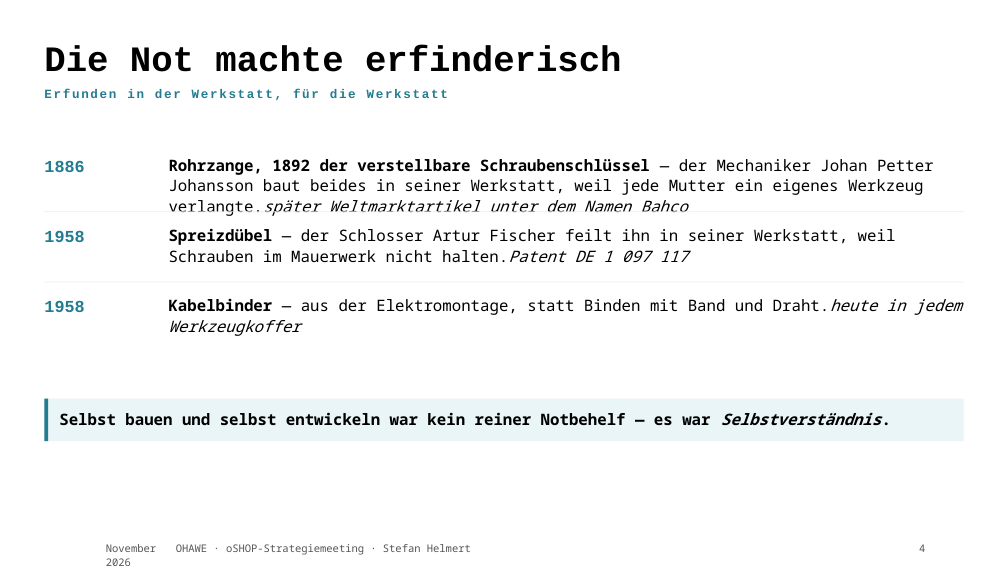
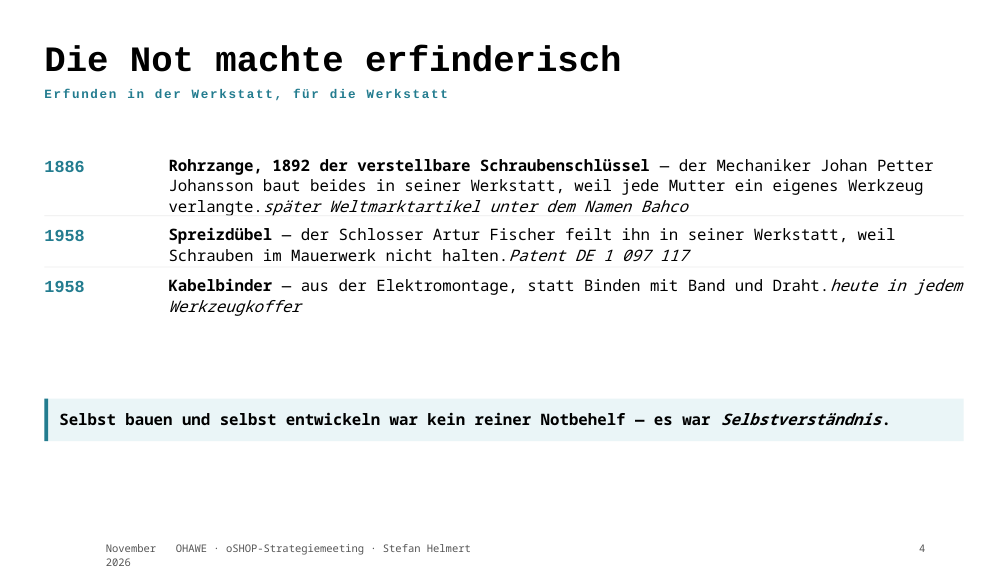
Before and after one commit to TheTesla/slides-oshop-strategieemeeting-ohawe, a slide deck: slide 4 of ohawe-strategie.pptx. Drawn at 1008x567 pixels with LibreOffice and Linux fonts; fonts in the diff are those of the drawing; background and template pictures are left out. Boxes give left, top, right and bottom in pixels: in the first picture for what was removed or moved away, otherwise in the second. Text is boxed around its words. In the diff, an @@ line names an element or a change of style, - is before the commit and + after.

Commit message:
Zeilenabstände auf Folie 4 und 5 aus dem Text berechnet
Die Trennstriche saßen auf festen Offsets und lagen bei mehrzeiligen Einträgen
im Text. Jetzt wird die Zeilenhöhe je Eintrag aus Schriftgrad und Umbruch
berechnet, Strich und Abstand folgen darunter. Gemessen: Striche bei 274/339
(Folie 4) und 290/372 (Folie 5), jeweils zwischen den Blöcken, kein Kontakt.

```diff
--- a/ohawe-strategie.pptx
+++ b/ohawe-strategie.pptx
@@ rectangle: place and size @@
-rectangle at (45,212,964,212)
+rectangle at (45,216,964,216)
@@ rectangle: place and size @@
-rectangle at (45,282,964,283)
+rectangle at (45,267,964,268)
@@ text "1958": place and size @@
-text "1958" at (44,300,84,312)
+text "1958" at (44,280,84,292)
@@ text "Kabelbinder — aus der Elektromontage, ...": place and size @@
-text "Kabelbinder — aus der Elektromontage, ..." at (169,299,962,336)
+text "Kabelbinder — aus der Elektromontage, ..." at (169,279,962,316)
```
Also in this commit, not shown: 1 other slide changed, 1 other file.
